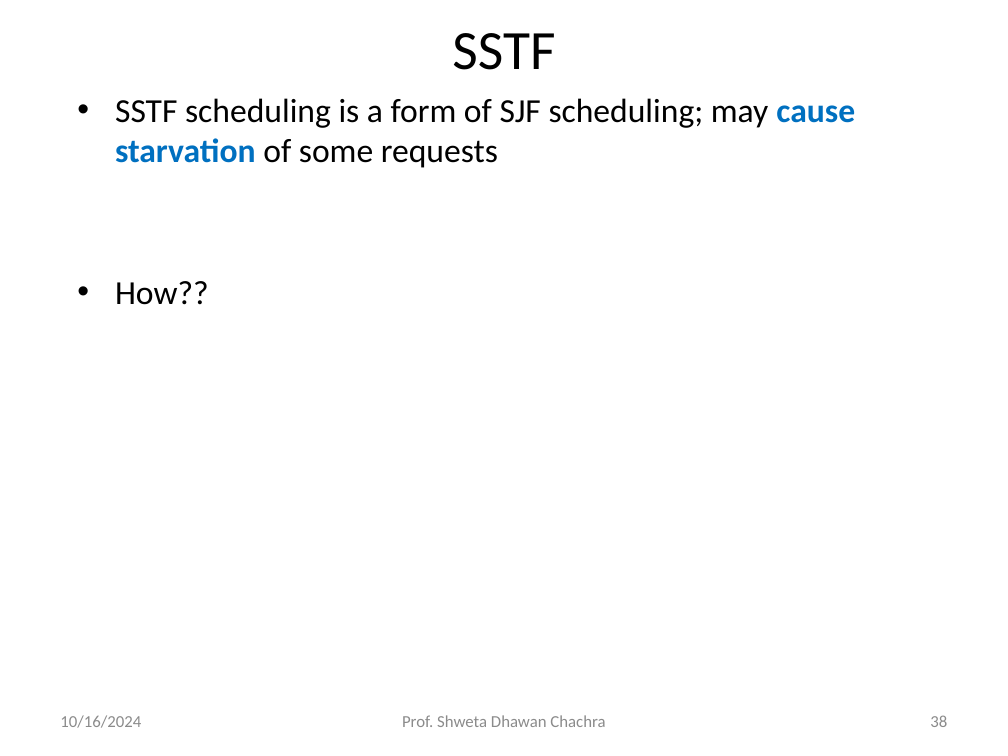
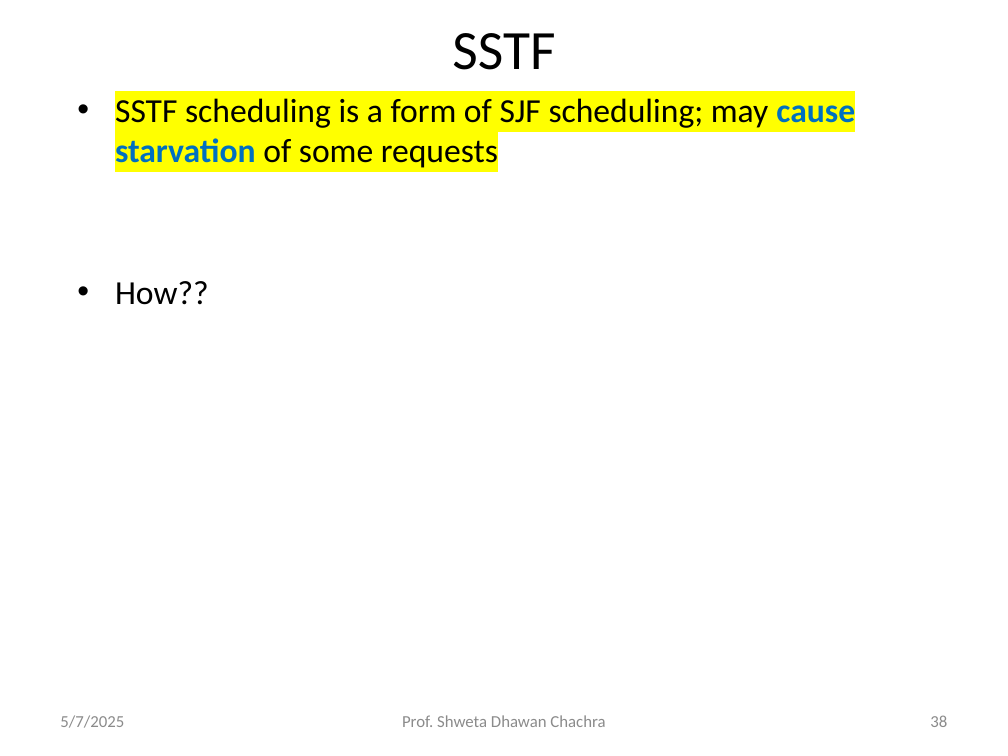
Before and after one commit to Om-Thanage/SY-NOTES, a slide deck: slide 38 of Sem 4/OS/SDC_4.2_Disk_Schdeuling.pptx. Drawn at 1008x756 pixels with LibreOffice and Linux fonts; fonts in the diff are those of the drawing. Boxes give left, top, right and bottom in pixels: in the first picture for what was removed or moved away, otherwise in the second. Text is boxed around its words. In the diff, an @@ line names an element or a change of style, - is before the commit and + after.

```diff
--- a/Sem 4/OS/SDC_4.2_Disk_Schdeuling.pptx
+++ b/Sem 4/OS/SDC_4.2_Disk_Schdeuling.pptx
@@ text at [115,98,855,168]: highlight none to #FFFF00 @@
@@ text at [60,715,124,728]: text changed @@
-10/16/2024
+5/7/2025
```
Also in this commit, not shown: 83 other slides changed, 50 other files.
